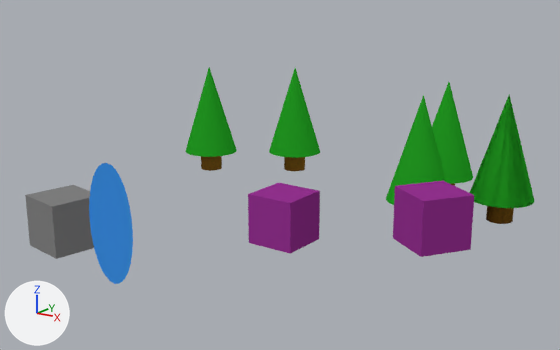
Before and after pictures for a commit that changed the Blender file 03 - Scenes/fb_abstract_scene1.blend.
Rendered twice from a 50 mm lens placed at (27.4, -37.0, 15.6), pointed at (0.1, 0.6, 2.9). Arrows for +X, +Y and +Z are at lower left; the lights stay in place.

The first picture shows 'Circle', 'Circle.001', 'Circle.002', 'Circle.003', 'Circle_proxy', 'Circle_proxy.001', 'Circle_proxy.002', 'Cube', 'Cube_proxy', 'Cube_proxy.001'.
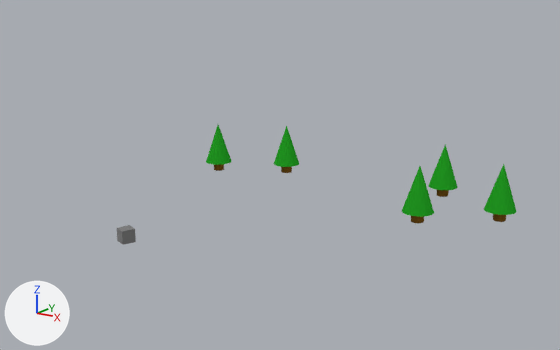
Boxes (x1, y1, x2, y2) around the edits, measured in the pictures (560 x 350 px):
```json
{"object": "Cube_proxy.001", "change": "deleted", "before": [393, 181, 474, 257], "on screen": "purple"}
{"object": "Cube_proxy", "change": "recoloured, reshaped, moved, turned, rescaled", "before": [25, 185, 94, 259], "after": [117, 225, 136, 245]}
{"object": "Cube", "change": "deleted", "before": [248, 183, 320, 254], "on screen": "purple"}
{"object": "Circle_proxy", "change": "deleted", "before": [89, 163, 133, 284]}
{"object": "Circle.003", "change": "rescaled", "before": [386, 95, 446, 205], "after": [402, 166, 434, 223]}
{"object": "Circle_proxy.002", "change": "deleted", "before": [470, 95, 535, 224]}
{"object": "Circle.001", "change": "moved, rescaled", "before": [269, 68, 320, 171], "after": [274, 126, 299, 173], "on screen": "50% narrower, 54% shorter"}
{"object": "Circle", "change": "moved, rescaled", "before": [185, 67, 237, 171], "after": [206, 125, 232, 171], "on screen": "49% narrower, 55% shorter"}
{"object": "Circle.002", "change": "rescaled", "before": [432, 82, 473, 186], "after": [428, 144, 458, 197]}
{"object": "Circle_proxy.001", "change": "recoloured, rescaled", "before": [470, 96, 534, 224], "after": [484, 164, 517, 222], "on screen": "48% narrower, 54% shorter"}
```

The change, as JSON lines over the scene's bpy script:
```json
{"op": "add", "block": "mat_material_009", "code": ["mat_material_009 = diffuse_material('Material.009')", "mat_material_009.base_color = (0.227, 0.227, 0.227)  # grey #838383"]}
{"block": "me_cube", "where": "me_cube.from_pydata(...)  # 8 vertices, 6 faces; spans x -1.0..1.0, y -1.0..1.0, z -1.0..1.0"}
{"op": "remove", "block": "me_cube", "code": "me_cube.materials.append(mat_material_010)  # purple #973393"}
{"op": "add", "block": "me_cube", "code": "me_cube.materials.append(mat_material_009)  # grey #838383"}
{"op": "remove", "block": "ob_cube_proxy_001", "code": ["ob_cube_proxy_001 = bpy.data.objects.new('Cube_proxy.001', me_cube)", "ob_cube_proxy_001.location = (9.75, 2.04, 1.65)", "ob_cube_proxy_001.rotation_euler = (0.0, 0.0, -0.585)  # degrees (0, 0, -34)", "ob_cube_proxy_001.scale = (1.6, 1.6, 1.6)"]}
{"op": "set", "path": "ob_circle_proxy_001.scale", "old": "(0.807, 0.807, 0.875)", "new": "(0.4, 0.4, 0.4)"}
{"op": "remove", "block": "ob_circle_proxy", "code": ["ob_circle_proxy = bpy.data.objects.new('Circle_proxy', me_circle)", "ob_circle_proxy.location = (-0.73, -12.49, 3.15)", "ob_circle_proxy.rotation_euler = (1.571, 0.0, 0.0)  # degrees (90, 0, 0)", "ob_circle_proxy.scale = (1.55, 3.14, 1.55)"]}
{"op": "set", "path": "ob_cube_proxy", "old": "bpy.data.objects.new('Cube_proxy', me_cube_001)", "new": "bpy.data.objects.new('Cube_proxy', me_cube)"}
{"op": "set", "path": "ob_cube_proxy.location", "old": "(-7.09, -10.27, 1.5)", "new": "(-4.79, -7.82, 0.4)"}
{"op": "set", "path": "ob_cube_proxy.rotation_euler", "old": "(0.0, 0.0, -3.309)", "new": "(0.0, 0.0, 2.795)", "note": "degrees (0, 0, -190) -> degrees (0, 0, 160)"}
{"op": "set", "path": "ob_cube_proxy.scale", "old": "(1.5, 1.5, 1.5)", "new": "(0.4, 0.4, 0.4)"}
{"op": "remove", "block": "ob_circle_proxy_002", "code": ["ob_circle_proxy_002 = bpy.data.objects.new('Circle_proxy.002', me_circle_001)", "ob_circle_proxy_002.location = (11.29, 8.67, 0.0)", "ob_circle_proxy_002.scale = (0.807, 0.807, 0.875)"]}
{"op": "set", "path": "ob_circle.location", "old": "(-11.75, 7.77, 0.0)", "new": "(-10.98, 7.77, 0.0)"}
{"op": "set", "path": "ob_circle.scale", "old": "(0.807, 0.807, 0.875)", "new": "(0.4, 0.4, 0.4)"}
{"op": "set", "path": "ob_circle_001.location", "old": "(-6.31, 11.41, 0.0)", "new": "(-6.31, 10.31, 0.0)"}
{"op": "set", "path": "ob_circle_001.scale", "old": "(0.807, 0.807, 0.875)", "new": "(0.4, 0.4, 0.4)"}
{"op": "set", "path": "ob_circle_002.scale", "old": "(0.807, 0.807, 0.875)", "new": "(0.4, 0.4, 0.4)"}
{"op": "set", "path": "ob_circle_003.scale", "old": "(0.807, 0.807, 0.875)", "new": "(0.4, 0.4, 0.4)"}
{"op": "remove", "block": "ob_cube", "code": ["ob_cube = bpy.data.objects.new('Cube', me_cube)", "ob_cube.location = (0.44, 0.59, 0.26)", "ob_cube.scale = (1.6, 1.6, 1.6)"]}
```
